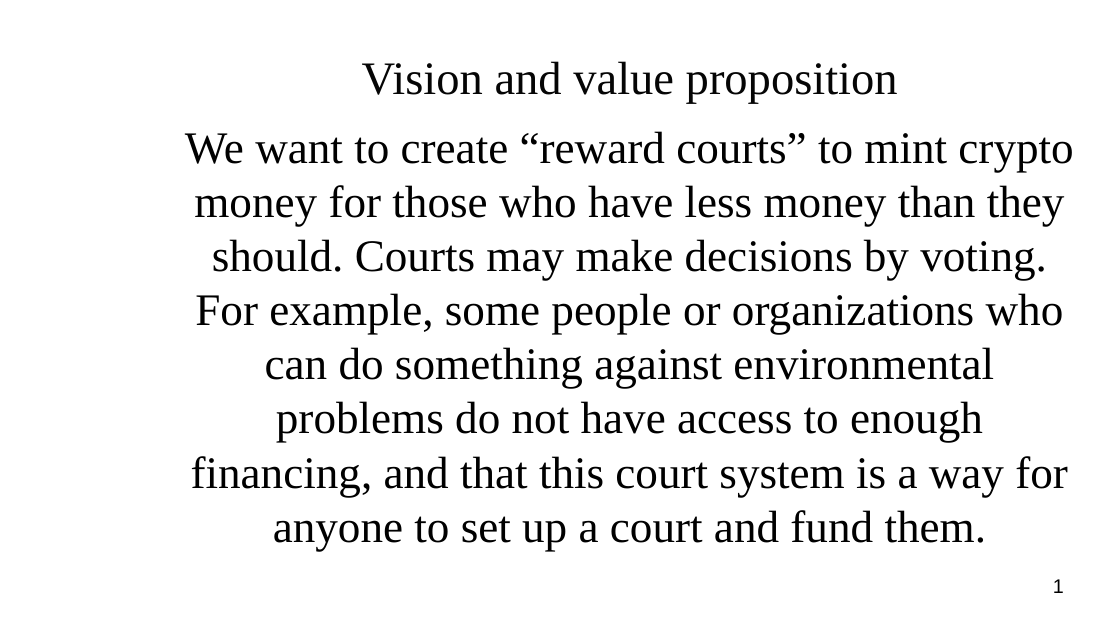
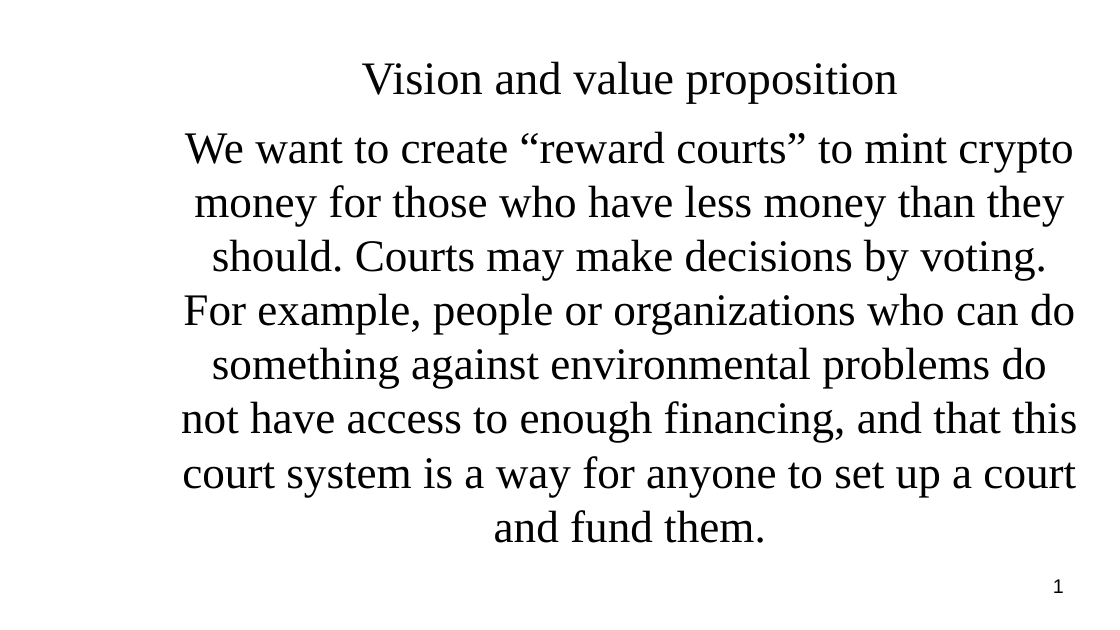
Before and after one commit to vporton/courts, a slide deck: slide 1 of deliverables/pitch-deck.odp. Drawn at 1120x630 pixels with LibreOffice and Linux fonts; fonts in the diff are those of the drawing; background and template pictures are left out. Boxes give left, top, right and bottom in pixels: in the first picture for what was removed or moved away, otherwise in the second. Text is boxed around its words. In the diff, an @@ line names an element or a change of style, - is before the commit and + after.

```diff
--- a/deliverables/pitch-deck.odp
+++ b/deliverables/pitch-deck.odp
@@ subtitle at bbox=[181, 131, 1077, 543]: text changed @@
-We want to create “reward courts” to mint crypto money for those who have less money than they should. Courts may make decisions by voting. For example, some people or organizations who can do something against environmental problems do not have access to enough financing, and that this court system is a way for anyone to set up a court and fund them.
+We want to create “reward courts” to mint crypto money for those who have less money than they should. Courts may make decisions by voting. For example, people or organizations who can do something against environmental problems do not have access to enough financing, and that this court system is a way for anyone to set up a court and fund them.
```
Also in this commit, not shown: 2 other slides changed.
